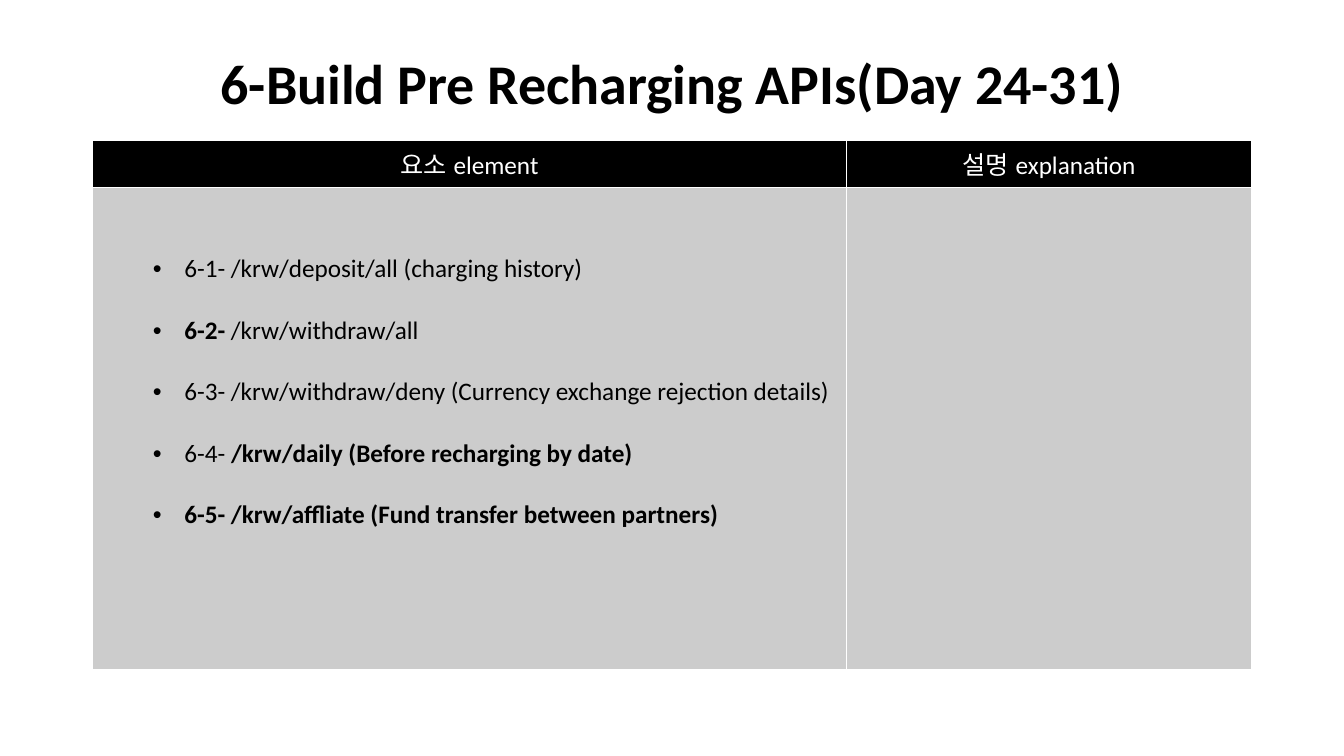
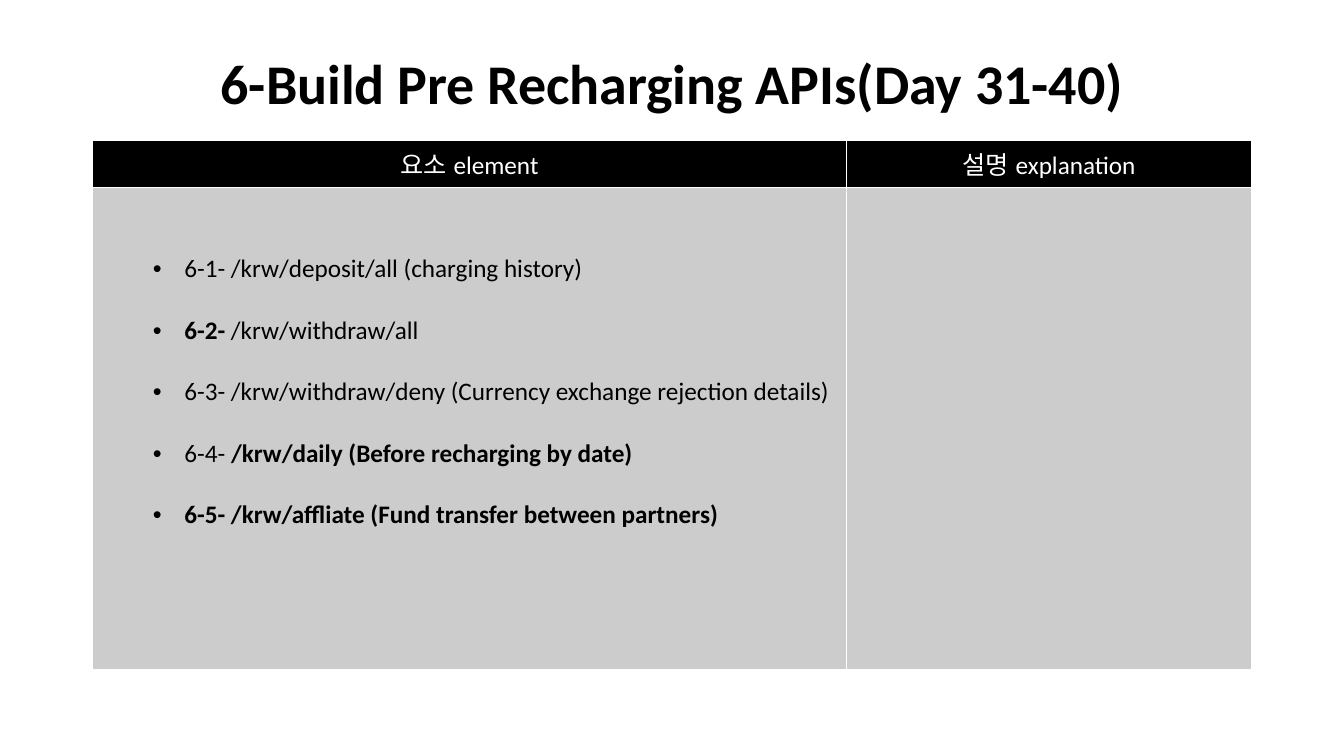
Before and after one commit to javaman37/garnet, a slide deck: slide 14 of src/main/resources/AdminPagePlanning.pptx (slide 11 before the commit). Drawn at 1344x756 pixels with LibreOffice and Linux fonts; fonts in the diff are those of the drawing. Boxes give left, top, right and bottom in pixels: in the first picture for what was removed or moved away, otherwise in the second. Text is boxed around its words. In the diff, an @@ line names an element or a change of style, - is before the commit and + after.

Commit message:
-add more user APIs(4-11->4-21),update plan

```diff
--- a/src/main/resources/AdminPagePlanning.pptx
+++ b/src/main/resources/AdminPagePlanning.pptx
@@ title at (x1=221, y1=62, x2=1123, y2=114): text changed @@
-6-Build Pre Recharging APIs(Day 24-31)
+6-Build Pre Recharging APIs(Day 31-40)
```
Also in this commit, not shown: 22 other slides changed, 3 slides added, 1 other file.
